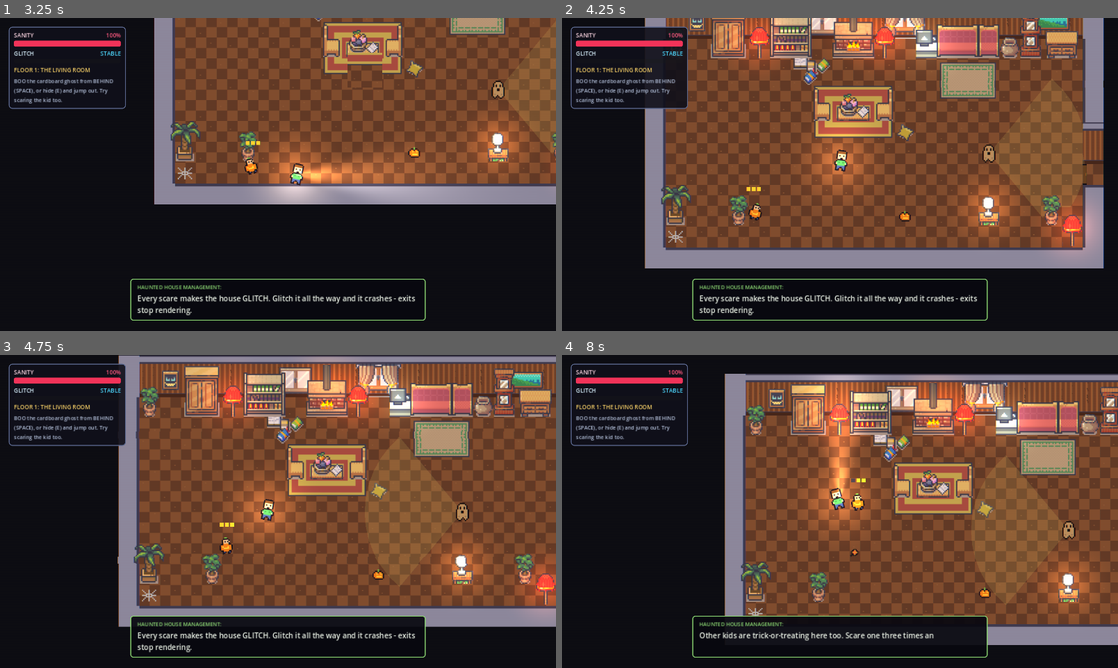
Above: before the commit, frames 1-4 (two rows, left to right).
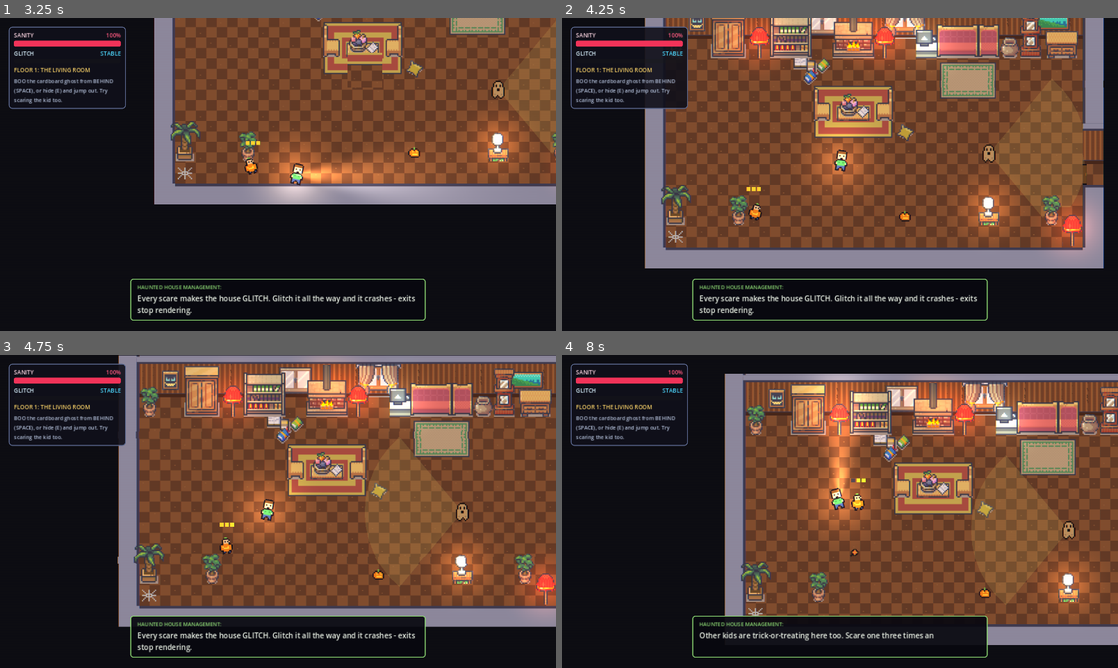
Above: after the commit, the same moments.

Repository: Anchevskiii/GameJam2026-WitchWay-
Game: Godot game, scene res://scenes/ui/main_menu.tscn
Two runs of this game, one before a commit and one after it. Both use one fixed random seed, a clock stepped at 60 frames per second and the inputs below.
Inputs (mouse positions are in pixels of both pictures, inside the frame that each line leads up to):
- Up to frame 1 (3.25 s): tap Enter at 0.5 s; move the mouse to (400, 158) at 0.52 s; hold D (move_right) 0.53-1.25 s; hold E (interact) 0.53-1.25 s; click (400, 158) at 0.67 s; click "New Game" at 1.25 s; move the mouse to (166, 190) at 2.02 s; hold S (move_down) 2.03-2.78 s; tap Space (scare) at 2.1 s; move the mouse to (333, 105) at 2.77 s; hold D (move_right) from 2.78 s (still down); hold Shift (sprint) from 2.78 s (still down)
- Up to frame 2 (4.25 s): move the mouse to (812, 237) at 3.52 s; release D (move_right) at 3.53 s; release Shift (sprint) at 3.53 s; hold W (move_up) from 3.53 s (still down); tap F (toggle_flashlight) at 3.6 s; click (812, 237) at 3.67 s
- Up to frame 3 (4.75 s): move the mouse to (444, 558) at 4.27 s; release W (move_up) at 4.28 s; hold A (move_left) from 4.28 s (still down); hold E (interact) from 4.28 s (still down)
- Up to frame 4 (8 s): move the mouse to (673, 464) at 5.02 s; release E (interact) at 5.03 s; tap Space (scare) at 5.1 s; move the mouse to (867, 511) at 5.77 s; release A (move_left) at 5.78 s; hold S (move_down) 5.78-6.53 s; hold Shift (sprint) 5.78-6.53 s; click (867, 511) at 5.92 s; move the mouse to (756, 433) at 6.52 s; hold D (move_right) 6.53-7.28 s; tap F (toggle_flashlight) at 6.6 s; move the mouse to (962, 495) at 7.27 s; hold W (move_up) from 7.28 s (still down); hold E (interact) from 7.28 s (still down)

Frame 1 is identical in both runs. In frame 2, less than 0.1% of the frame differs, in the area x 18-98%, y 0-34%; in frame 3, 0.4%, in the area x 24-100%, y 0-14%; in frame 4, 0.4%.

Commit message:
Fix wall T/L junctions: continuous edges and joined ceiling bands
Ceiling tiles now draw an edge where they border a wallpapered wall face, and a
new WallEdges overlay layer patches the joints (opens the band's top line where
a wall comes down onto it, lets the band flow into the wall beside it).

Co-Authored-By: Claude Opus 5.5 <noreply@anthropic.com>

Diff:
--- a/assets/sprites/interiors/interior_tileset.tres
+++ b/assets/sprites/interiors/interior_tileset.tres
@@ -341,6 +341,14 @@
 5:41/0 = 0
 6:41/0 = 0
 7:41/0 = 0
+0:42/0 = 0
+1:42/0 = 0
+2:42/0 = 0
+3:42/0 = 0
+4:42/0 = 0
+5:42/0 = 0
+6:42/0 = 0
+7:42/0 = 0
 
 [resource]
 tile_size = Vector2i(32, 32)
--- a/scenes/levels/room_base.tscn
+++ b/scenes/levels/room_base.tscn
@@ -25,6 +25,10 @@
 z_index = -5
 tile_set = ExtResource("4_interior")
 
+[node name="WallEdges" type="TileMapLayer" parent="."]
+z_index = -5
+tile_set = ExtResource("4_interior")
+
 [node name="GlitchWalls" type="TileMapLayer" parent="."]
 z_index = -4
 tile_set = ExtResource("4_interior")
--- a/scripts/levels/room.gd
+++ b/scripts/levels/room.gd
@@ -39,6 +39,7 @@
 const FLOOR_ROW: int = 12
 const FACE_BOTTOM_ROW: int = 22    ## 2-tile wall face, lower half (wall 2+ tiles thick)
 const FACE_TOP_ROW: int = 32       ## 2-tile wall face, upper half with the ceiling band
+const EDGE_ROW: int = 42           ## junction patches for the WallEdges layer (T and L joints)
 ## Wall decorations keep this many pixels away from corners and doorways.
 const WALL_DECOR_MARGIN: float = 3.0
 
@@ -124,6 +125,7 @@
 @onready var floor_layer: TileMapLayer = $Floor
 @onready var wall_layer: TileMapLayer = $Walls
 @onready var wall_top_layer: TileMapLayer = $WallTops
+@onready var wall_edge_layer: TileMapLayer = $WallEdges
 @onready var glitch_layer: TileMapLayer = $GlitchWalls
 @onready var decor_root: Node2D = $Decor
 @onready var props_root: Node2D = $Props
@@ -255,6 +257,11 @@
 		if _looks_like_wall(_char_at(above)):
 			_wall_layer_for(cell).set_cell(cell, TILE_SOURCE, Vector2i(column, FACE_BOTTOM_ROW + wallpaper))
 			_wall_layer_for(above).set_cell(above, TILE_SOURCE, Vector2i(column, FACE_TOP_ROW + wallpaper))
+			# A wall comes down onto this one from above: open the band's top line where it joins.
+			var up: Vector2i = above + Vector2i.UP
+			if _looks_solid(up):
+				var corners: int = (0 if _looks_solid(up + Vector2i.LEFT) else 1) | (0 if _looks_solid(up + Vector2i.RIGHT) else 2)
+				wall_edge_layer.set_cell(above, TILE_SOURCE, Vector2i(corners, EDGE_ROW))
 		else:
 			_wall_layer_for(cell).set_cell(cell, TILE_SOURCE, Vector2i(column, WALLPAPER_ROW + wallpaper))
 		return
@@ -263,17 +270,32 @@
 	var mask: int = 0
 	if _looks_solid(cell + Vector2i.UP):
 		mask |= 1
-	if _looks_solid(cell + Vector2i.RIGHT):
+	if _ceiling_joins(cell + Vector2i.RIGHT):
 		mask |= 2
 	if _looks_solid(below):
 		mask |= 4
-	if _looks_solid(cell + Vector2i.LEFT):
+	if _ceiling_joins(cell + Vector2i.LEFT):
 		mask |= 8
 	_wall_layer_for(cell).set_cell(cell, TILE_SOURCE, Vector2i(mask % 8, CEILING_ROW + mask / 8))
+	# Beside a face top, the ceiling band flows straight into this ceiling (T and L joints).
+	var band: int = (1 if _is_face_top(cell + Vector2i.LEFT) else 0) | (2 if _is_face_top(cell + Vector2i.RIGHT) else 0)
+	if band > 0:
+		wall_edge_layer.set_cell(cell, TILE_SOURCE, Vector2i(3 + band, EDGE_ROW))
+
+
+## Does ceiling continue into the wall beside it? Not if that wall shows its wallpapered
+## face there (we look down onto it), so the ceiling gets an edge on that side.
+func _ceiling_joins(side: Vector2i) -> bool:
+	if not _looks_solid(side):
+		return false
+	var is_face: bool = _looks_like_wall(_char_at(side)) and not _looks_solid(side + Vector2i.DOWN)
+	return not is_face and not _is_face_top(side)
 
 
 ## True for the upper tile of a 2-tile wall face (a wall whose wall below has floor below it).
 func _is_face_top(cell: Vector2i) -> bool:
+	if not _looks_like_wall(_char_at(cell)):
+		return false
 	var below: Vector2i = cell + Vector2i.DOWN
 	return _looks_like_wall(_char_at(below)) and not _looks_solid(below + Vector2i.DOWN)
 
Binary file changed: assets/sprites/interiors/house_interior.png
